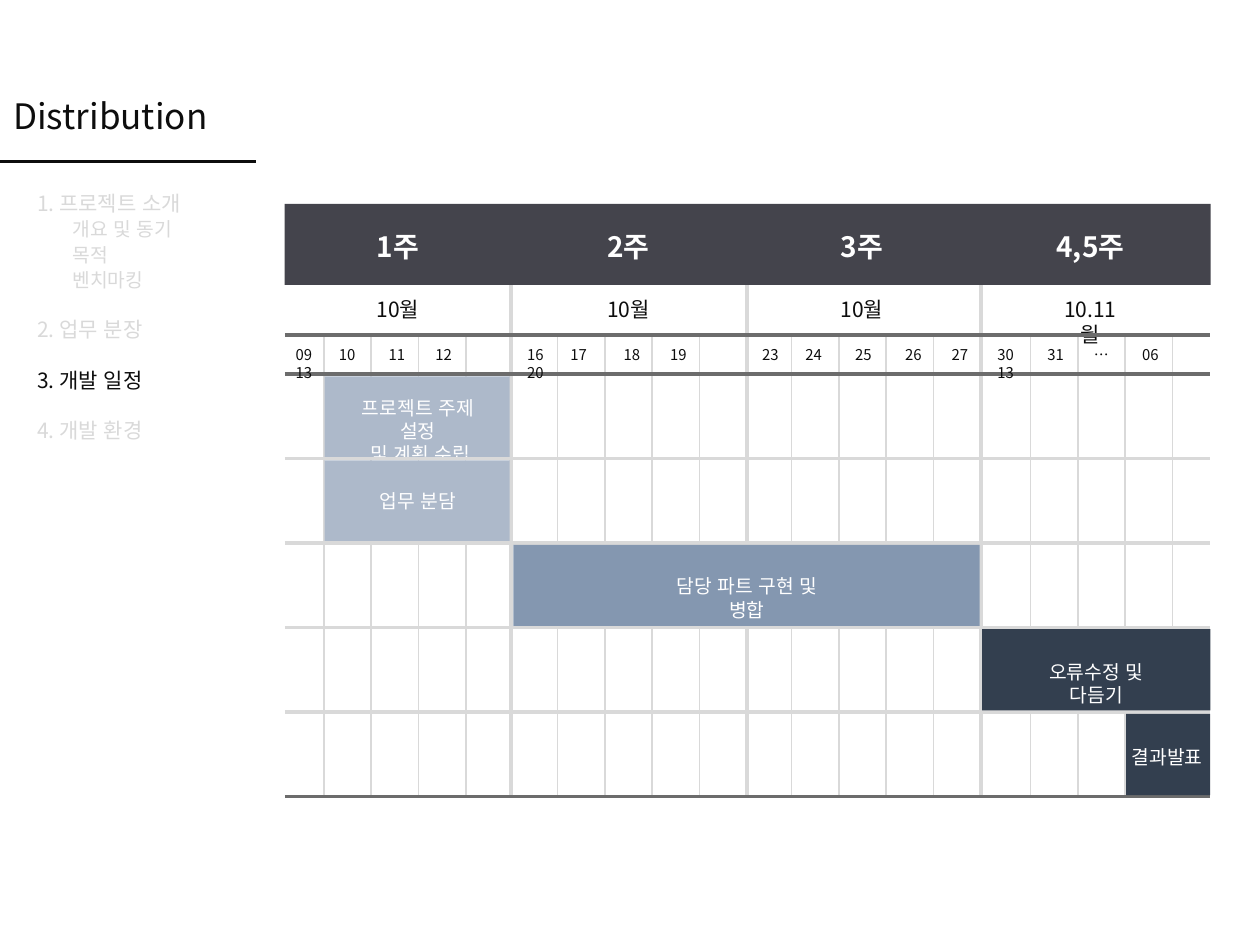
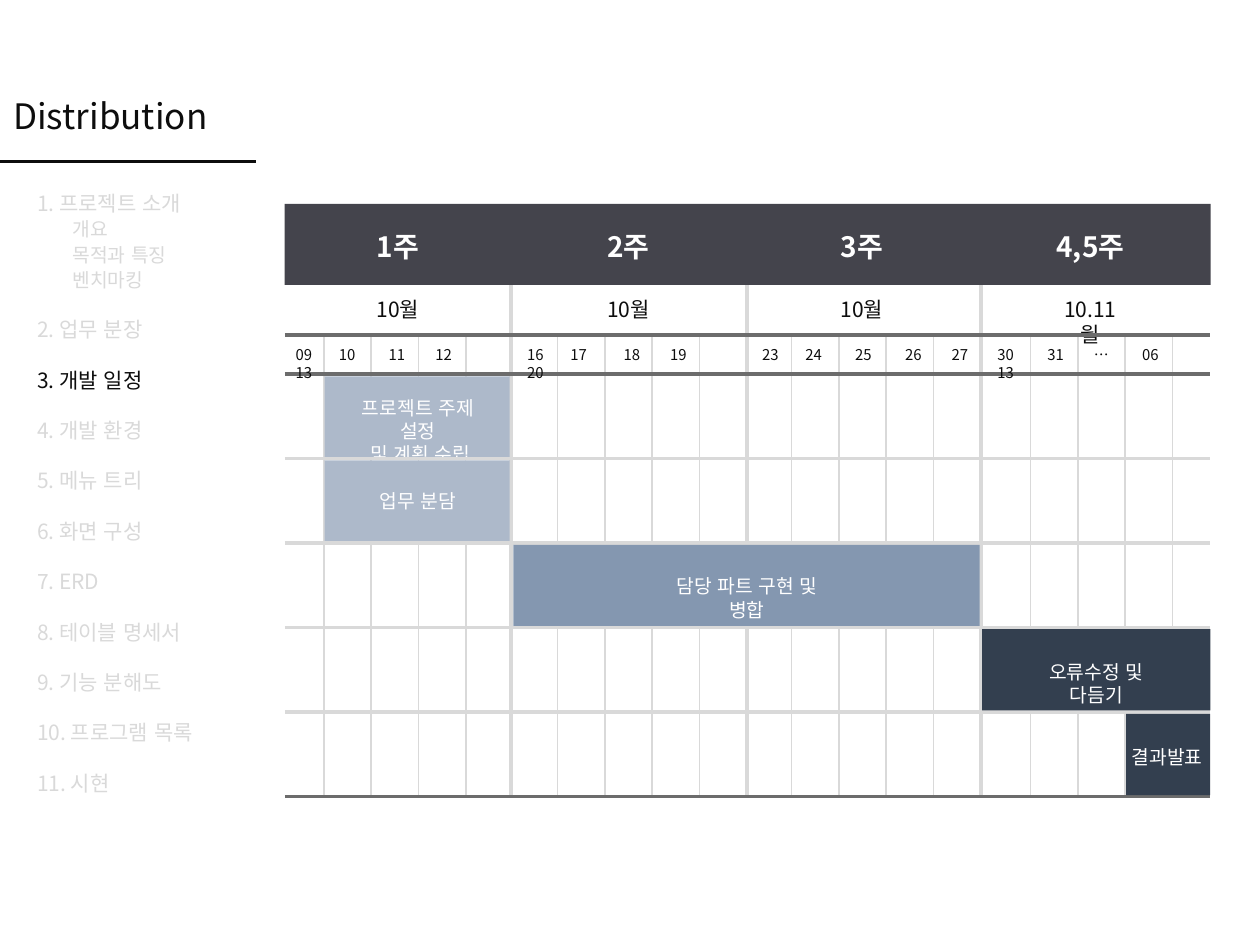
Before and after one commit to theselah/erp-team3, a slide deck: slide 9 of Distribution.pptx (slide 4 before the commit). Drawn at 1260x945 pixels with LibreOffice and Linux fonts; fonts in the diff are those of the drawing. Boxes give left, top, right and bottom in pixels: in the first picture for what was removed or moved away, otherwise in the second. Text is boxed around its words. In the diff, an @@ line names an element or a change of style, - is before the commit and + after.

```diff
--- a/Distribution.pptx
+++ b/Distribution.pptx
@@ text at (72, 215, 166, 293): text changed @@
-개요 및 동기
-목적
-벤치마킹
+개요
+목적과 특징
+벤치마킹
@@ text at (37, 465, 193, 797): paragraphs added @@
+5. 메뉴 트리
+6. 화면 구성
+7. ERD
+8. 테이블 명세서
+9. 기능 분해도
+10. 프로그램 목록
+11. 시현
```
Also in this commit, not shown: 6 other slides changed, 8 slides added, 3 slides removed.
